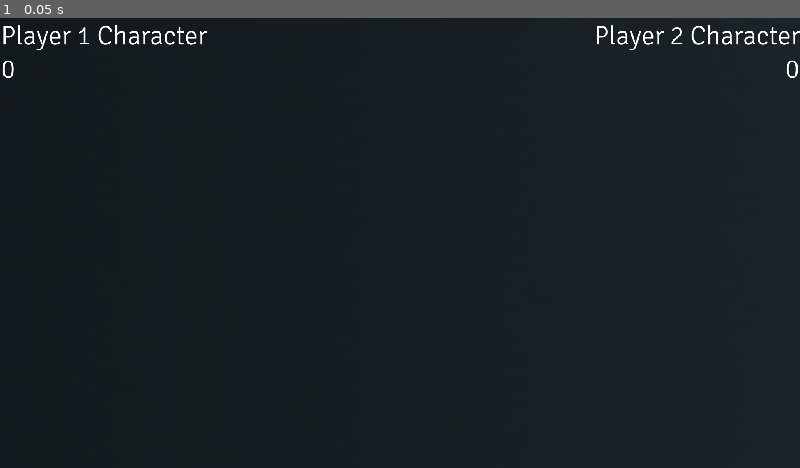
Above: before the commit, frame 1.
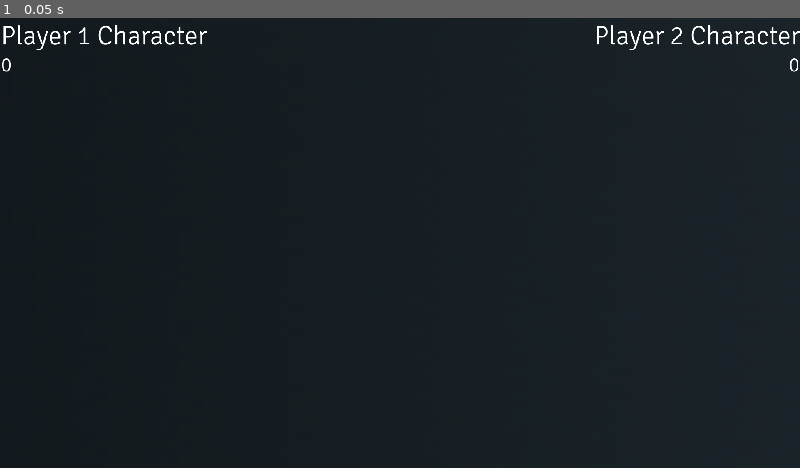
Above: after the commit, the same moment.

Repository: SHyguymoll/FightingGameEngine
Game: Godot game, scene res://scenes/Game.tscn
Same seed, same stepped clock (60 frames per second), same inputs: the game is played once before the commit and once after it. This scene is started directly instead of the project's main scene.
Inputs:
- Up to frame 1 (0.05 s): no input

The runs differ from the first frame. In frame 1, less than 0.1% of the frame differs, in the area x 0-100%, y 8-14%.
Error in both runs: Invalid get index 'tscnFile' (on base: 'Nil'). (res://scripts/Game.gd:32)

Commit message:
added variable for stage, updated gitignore

Diff:
--- a/Content/Game/Stages/BlankStage.tscn
+++ b/Content/Game/Stages/BlankStage.tscn
@@ -3,6 +3,7 @@
 [ext_resource path="res://Test.png" type="Texture" id=1]
 
 [sub_resource type="CubeMesh" id=1]
+size = Vector3( 2, 2, 20 )
 
 [sub_resource type="BoxShape" id=2]
 
@@ -23,7 +24,6 @@
 [node name="MeshInstance" type="MeshInstance" parent="."]
 transform = Transform( 1.25, 0, 0, 0, 1, 0, 0, 0, 1, 0, 0, 0 )
 mesh = SubResource( 1 )
-material/0 = null
 
 [node name="CollisionShape" type="CollisionShape" parent="."]
 shape = SubResource( 2 )
--- a/scenes/Game.tscn
+++ b/scenes/Game.tscn
@@ -1,10 +1,18 @@
-[gd_scene load_steps=4 format=2]
+[gd_scene load_steps=6 format=2]
 
 [ext_resource path="res://scripts/Game.gd" type="Script" id=1]
 [ext_resource path="res://Content/Game/Menu/Font.ttf" type="DynamicFontData" id=2]
 
 [sub_resource type="DynamicFont" id=1]
 size = 64
+font_data = ExtResource( 2 )
+
+[sub_resource type="DynamicFont" id=2]
+size = 48
+font_data = ExtResource( 2 )
+
+[sub_resource type="DynamicFont" id=3]
+size = 48
 font_data = ExtResource( 2 )
 
 [node name="Spatial" type="Spatial"]
@@ -31,7 +39,7 @@
 margin_top = 0.0800018
 margin_right = 495.0
 margin_bottom = 80.08
-custom_fonts/font = SubResource( 1 )
+custom_fonts/font = SubResource( 2 )
 text = "0"
 
 [node name="P2Char" type="Label" parent="HUD"]
@@ -52,6 +60,6 @@
 margin_top = 0.0800018
 margin_right = 1.91992
 margin_bottom = 80.08
-custom_fonts/font = SubResource( 1 )
+custom_fonts/font = SubResource( 3 )
 text = "0"
 align = 2
--- a/scripts/CharactersDict.gd
+++ b/scripts/CharactersDict.gd
@@ -3,6 +3,8 @@
 var characters = {}
 
 var charMap = []
+
+var stage
 
 var p1
 var p2
--- a/scripts/Game.gd
+++ b/scripts/Game.gd
@@ -88,7 +88,7 @@
 		var hashVal = input[0]
 		var moveVal = hashVal % 16 #16 is first buttonx
 		var attackVal = hashVal >> 4 #shift for each directional input
-		var completeInput = directionDictionary[moveVal] + ("%02d " % attackVal) + String(input[1]) + "\n"
+		var completeInput = directionDictionary[moveVal] + ("%02d  " % attackVal) + String(input[1]) + "\n"
 		$HUD/P1Inputs.text += completeInput
 	pass
 
Not shown, changed: .gitignore
Not shown, removed: Content/Characters/ExampleCharacter/GodotGuy.zip
